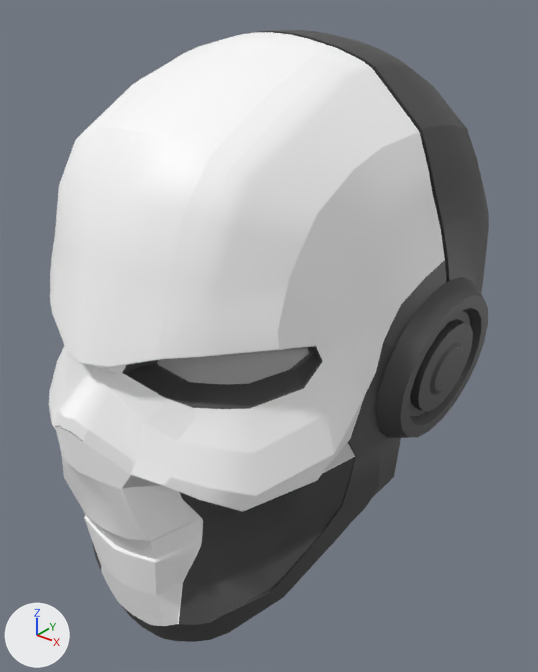
The FBX model VICTOR_HERRERA_3DMODEL_01.fbx as it was, and as the next commit left it.
Camera for both pictures: a 50 mm lens placed at (0.0209, -0.0244, 0.0289), pointed at (0.0003, 0.0013, 0.013). Every picture has the same lights, and +X, +Y and +Z are marked at lower left. Where no turn or scale is listed for an object, it has been applied to the vertices. Vertices at the same position are counted once.

Objects in the first picture: 'TASK_MASTER_CASCO_2_A1', 'TASK_MASTER_CASCO_2_A2', 'TASK_MASTER_CASCO_2_A3', 'TASK_MASTER_CASCO_2_A4'.
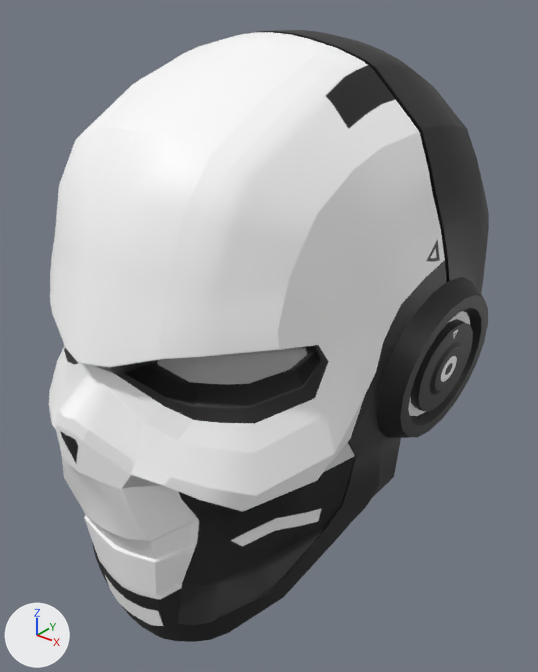
Where the change shows, as pixel boxes (x1, y1, x2, y2) in the pictures (538 x 672 px):
'TASK_MASTER_CASCO_2_A1', surface changed, recoloured (grey to black): (52, 30, 487, 626) in both
'TASK_MASTER_CASCO_2_A3', surface changed, recoloured (grey to black): (376, 277, 484, 438) in both
'TASK_MASTER_CASCO_2_A2', surface changed, recoloured: (132, 342, 399, 642) in both
part 1 of me_mesh_002, recoloured (grey to black): (246, 30, 489, 292) in both
part 2 of me_mesh_002, recoloured (grey to black): (384, 244, 484, 439) in both
part 3 of me_mesh_002, recoloured (white to black): (64, 345, 329, 424) in both
part 4 of me_mesh_002, recoloured (white to black): (49, 32, 445, 626) in both
part 5 of me_mesh_002, recoloured: (122, 346, 323, 409) in both
part 6 of me_mesh_002, recoloured: (92, 544, 101, 570) in both
part 7 of me_mesh_002, recoloured (grey to black): (179, 457, 355, 625) in both

Diff of the bpy script that builds the scene:
```diff
--- a/VICTOR_HERRERA_3DMODEL_01.fbx.py
+++ b/VICTOR_HERRERA_3DMODEL_01.fbx.py
@@ mat_lambert13 @@
 mat_lambert13 = principled_material('lambert13')
-mat_lambert13.base_color = (0.0649, 0.0649, 0.0649)  # dark grey #484848
+mat_lambert13.texture = img_taskmaster_casc_2_base_color_1003_png
@@ mat_lambert10 @@
 mat_lambert10 = principled_material('lambert10')
-mat_lambert10.base_color = (1.0, 1.0, 1.0)  # white #ffffff
+mat_lambert10.texture = img_taskmaster_casc_2_base_color_1002_png
@@ mat_lambert16 @@
 mat_lambert16 = principled_material('lambert16')
-mat_lambert16.base_color = (0.0629, 0.0629, 0.0629)  # dark grey #474747
+mat_lambert16.texture = img_taskmaster_casc_2_base_color_1001_png
@@ mat_lambert17 @@
+mat_lambert17 = principled_material('lambert17')
+mat_lambert17.texture = img_taskmaster_casc_2_base_color_1004_png
@@ me_mesh_002 @@
 me_mesh_002.from_pydata(...)  # 2398 vertices, 2330 faces; spans x -0.0085..0.0085, y -0.0107..0.0133, z -0.0132..0.0113
-me_mesh_002.materials.append(mat_rsmaterial56)  # grey #bcbcbc
+# me_mesh_002 part 1: 528 of the faces centred in x -0.0083..0.0083, y 0.0019..0.0132, z -0.0044..0.0113 switch from mat_lambert13 (dark grey #484848) to mat_lambert10 (picture img_taskmaster_casc_2_base_color_1002_png)
+# me_mesh_002 part 2: all 210 faces centred in x -0.0085..0.0085, y 0.0002..0.0076, z -0.0055..0.0022 switch from mat_lambert13 (dark grey #484848) to mat_lambert17 (picture img_taskmaster_casc_2_base_color_1004_png)
+# me_mesh_002 part 3: 56 of the faces centred in x -0.0068..0.0068, y -0.0092..-0.0036, z -0.0014..0.0013 switch from mat_lambert10 (white #ffffff) to mat_lambert13 (picture img_taskmaster_casc_2_base_color_1003_png)
+# me_mesh_002 part 4: 1038 of the faces centred in x -0.0081..0.0081, y -0.0107..0.0022, z -0.0121..0.0112 switch from mat_lambert10 (white #ffffff) to mat_lambert16 (picture img_taskmaster_casc_2_base_color_1001_png)
+# me_mesh_002 part 5: 260 of the faces centred in x -0.0067..0.0067, y -0.0084..-0.0035, z -0.0011..0.0012 switch from mat_lambert16 (dark grey #474747) to mat_lambert13 (picture img_taskmaster_casc_2_base_color_1003_png)
+# me_mesh_002 part 6: 17 of the faces centred in x -0.0067..-0.0029, y -0.0075..-0.0018, z -0.0115..-0.0058 switch from mat_lambert16 (dark grey #474747) to mat_lambert13 (picture img_taskmaster_casc_2_base_color_1003_png)
+# me_mesh_002 part 7: 17 of the faces centred in x 0.0029..0.0067, y -0.0075..-0.0018, z -0.0115..-0.0058 switch from mat_lambert16 (dark grey #474747) to mat_lambert13 (picture img_taskmaster_casc_2_base_color_1003_png)
@@ me_mesh @@
 me_mesh.from_pydata(...)  # 1044 vertices, 1080 faces; spans x -0.0093..0.0093, y -0.004..0.004, z -0.004..0.004
-me_mesh.materials.append(mat_lambert13)  # dark grey #484848
+me_mesh.materials.append(mat_lambert18)  # picture img_taskmaster_casc_2_base_color_1005_png
@@ me_mesh_001 @@
 me_mesh_001.from_pydata(...)  # 275 vertices, 232 faces; spans x -0.008..0.008, y -0.0085..0.0025, z -0.0153..0.0002
-me_mesh_001.materials.append(mat_lambert16)  # dark grey #474747
+me_mesh_001.materials.append(mat_lambert10)  # picture img_taskmaster_casc_2_base_color_1002_png
```
